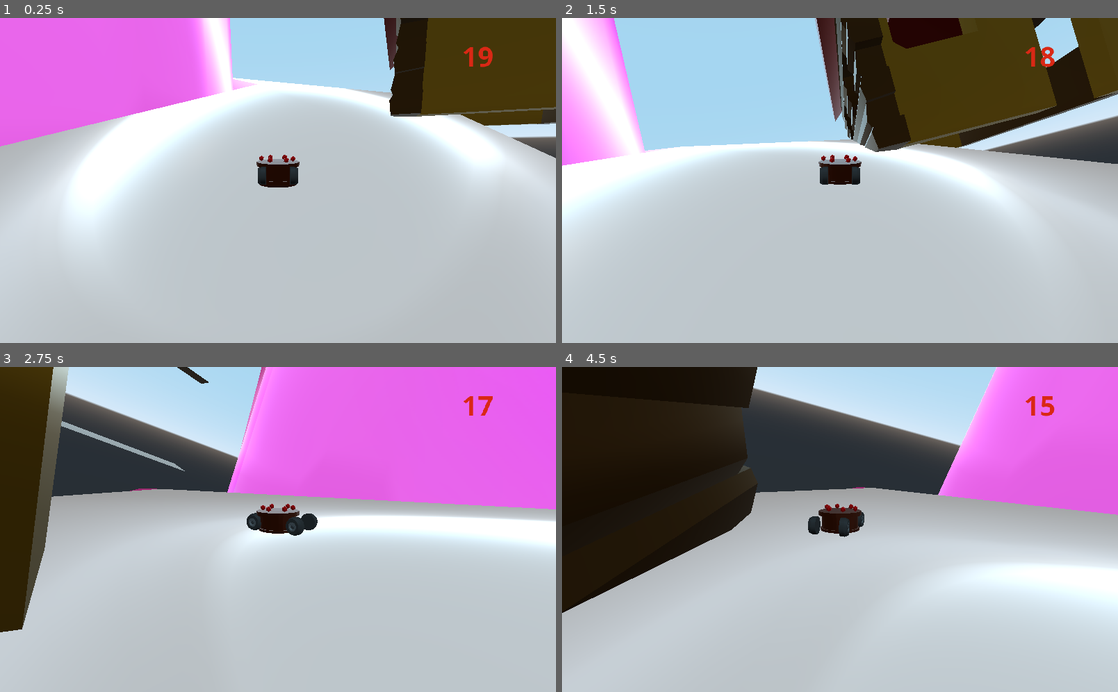
Above: before the commit, frames 1-4 (two rows, left to right).
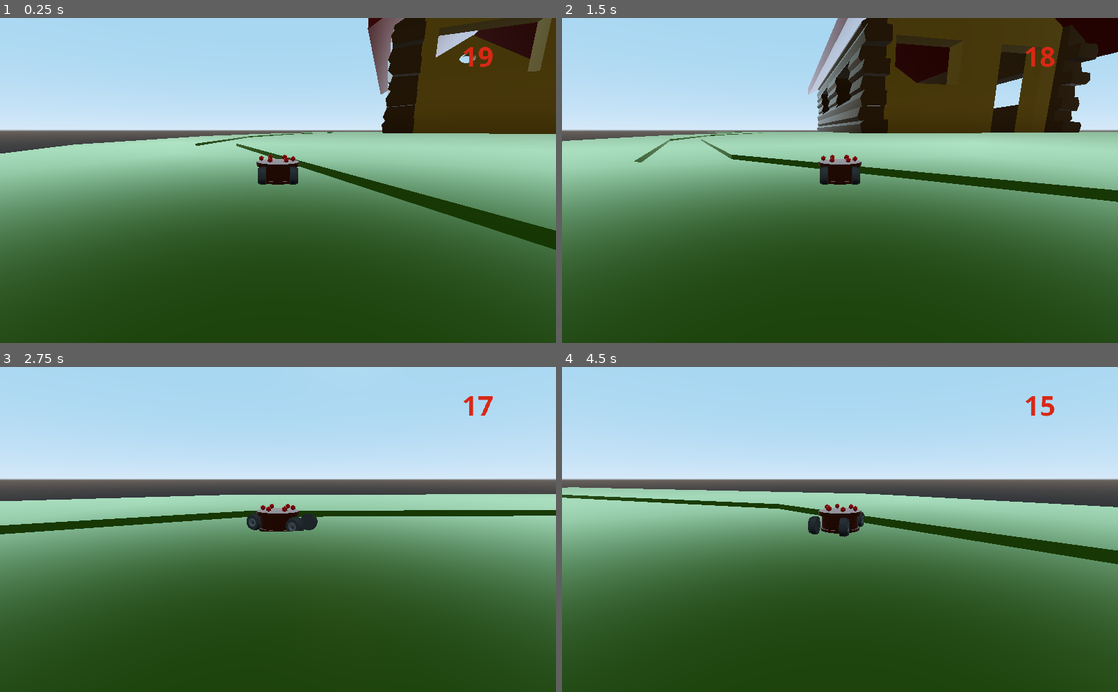
Above: after the commit, the same moments.

Repository: CycloPiStudio/roedor-de-jardin
Game: Godot game, scene res://principal.tscn
The game is run twice, just before and just after one commit, with the same random seed, the same clock (stepped at 60 frames per second) and the same inputs.
Inputs:
- Up to frame 1 (0.25 s): no input
- Up to frame 2 (1.5 s): hold D (derecha) 0.53-1.28 s; hold W (acelerar) 0.53-1.28 s; hold A (izquierda) from 1.28 s (still down); tap S (frenar) at 1.35 s
- Up to frame 3 (2.75 s): release A (izquierda) at 2.03 s; hold D (derecha) from 2.03 s (still down); hold Space (señal) from 2.03 s (still down)
- Up to frame 4 (4.5 s): release Space (señal) at 2.78 s; tap W (acelerar) at 2.85 s; release D (derecha) at 3.53 s; hold S (frenar) 3.53-4.28 s; hold A (izquierda) from 3.53 s (still down); tap Space (señal) at 4.35 s

The runs differ from the first frame. In frame 1, 86% of the frame differs, in the area x 0-100%, y 0-100%; in frame 2, 81%; in frame 3, 94%; in frame 4, 95%.

Commit message:
principal

Diff:
--- a/juego_jardin/principal.tscn
+++ b/juego_jardin/principal.tscn
@@ -1,11 +1,11 @@
 [gd_scene load_steps=13 format=2]
 
-[ext_resource path="res://modelos_circuitos/pastelITO.tscn" type="PackedScene" id=1]
 [ext_resource path="res://coches/coche.tscn" type="PackedScene" id=2]
 [ext_resource path="res://circuitos/meta.gd" type="Script" id=3]
 [ext_resource path="res://tipos/OpenSans-Bold.ttf" type="DynamicFontData" id=4]
 [ext_resource path="res://principal.gd" type="Script" id=5]
 [ext_resource path="res://modelos_circuitos/casa/casika.tscn" type="PackedScene" id=6]
+[ext_resource path="res://modelos_circuitos/jardin/jardin-circuito.tscn" type="PackedScene" id=7]
 
 [sub_resource type="BoxShape" id=1]
 extents = Vector3( 5.7224, 1, 8.96951 )
@@ -98,13 +98,13 @@
 "_edit_use_anchors_": false
 }
 
-[node name="pastel" parent="." instance=ExtResource( 1 )]
-transform = Transform( 1, 0, 0, 0, 1, 0, 0, 0, 1, 0.734577, 42.1872, -1.79488 )
-
 [node name="EscenarioJardin" type="Spatial" parent="."]
 
 [node name="casika" parent="EscenarioJardin" instance=ExtResource( 6 )]
-transform = Transform( -0.556081, 0, -6.7522, 0, 9.03518, 0, 8.54209, 0, -0.703488, 12.697, 0, 71.2572 )
+transform = Transform( -0.974422, 0, -11.9747, 0, 10, 0, 14.9683, 0, -0.779538, 32.7727, -1.7927, 71.2572 )
+
+[node name="jardin-circuito" parent="EscenarioJardin" instance=ExtResource( 7 )]
+transform = Transform( 10, 0, 0, 0, 2, 0, 0, 0, 10, -45.8742, -3.22686, 80.2849 )
 
 [connection signal="body_entered" from="meta/StaticBody" to="meta" method="_on_StaticBody_body_entered"]
 [connection signal="timeout" from="meta/Timer" to="meta" method="_on_Timer_timeout"]
